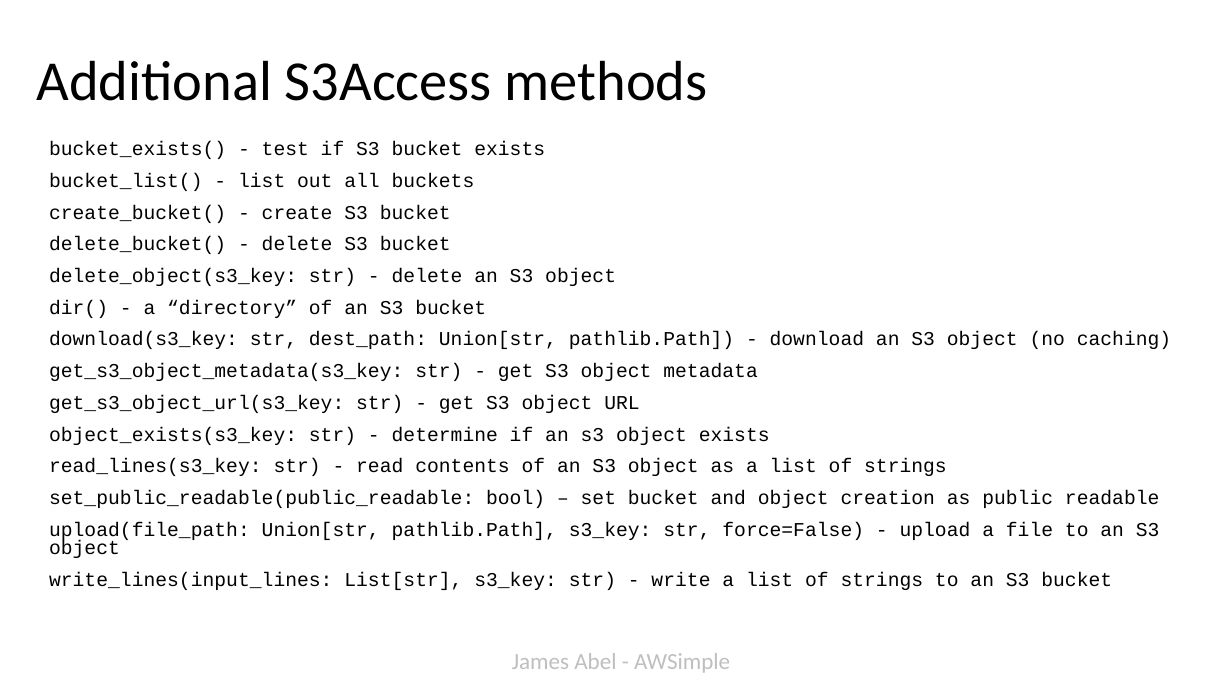
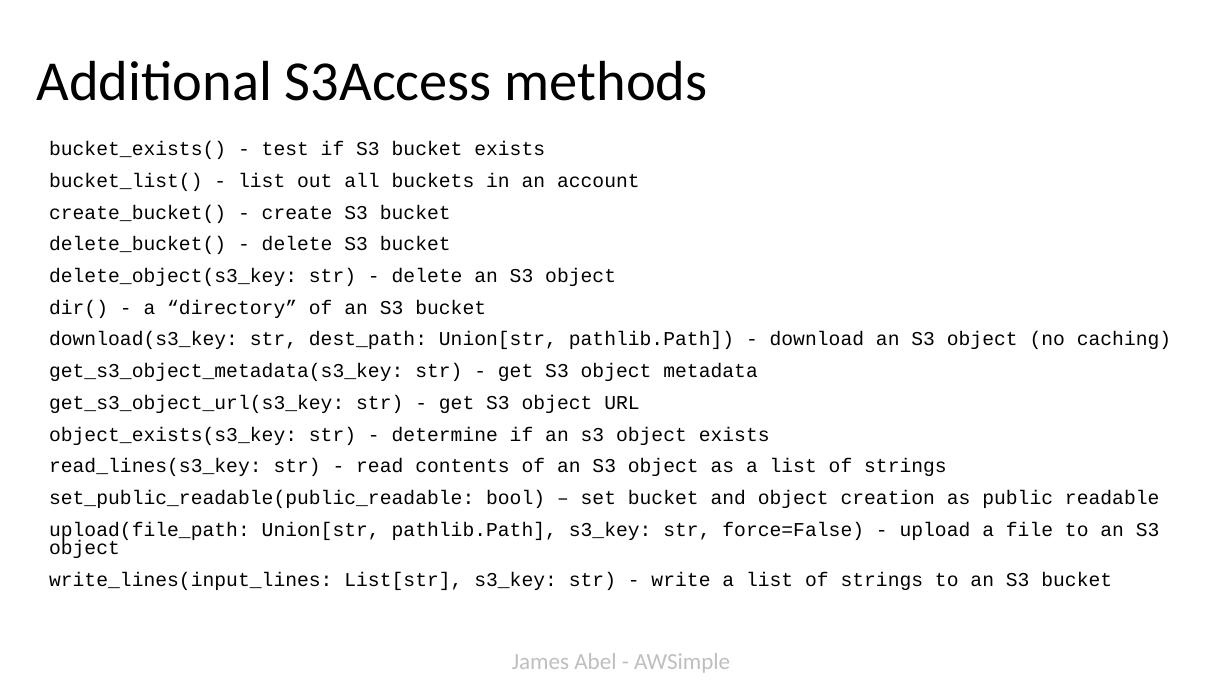
Before and after one commit to jamesabel/awsimple, a slide deck: slide 6 of doc/awsimple_sf_python_6_21.pptx. Drawn at 1232x693 pixels with LibreOffice and Linux fonts; fonts in the diff are those of the drawing. Boxes give left, top, right and bottom in pixels: in the first picture for what was removed or moved away, otherwise in the second. Text is boxed around its words. In the diff, an @@ line names an element or a change of style, - is before the commit and + after.

```diff
--- a/doc/awsimple_sf_python_6_21.pptx
+++ b/doc/awsimple_sf_python_6_21.pptx
@@ text at bbox=[49, 173, 640, 191]: text changed @@
-bucket_list() - list out all buckets
+bucket_list() - list out all buckets in an account
```
Also in this commit, not shown: 1 other slide changed, 1 other file.
